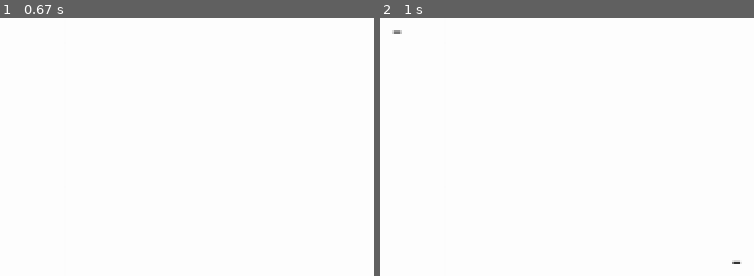
Above: before the commit, frames 1-2 (left to right).
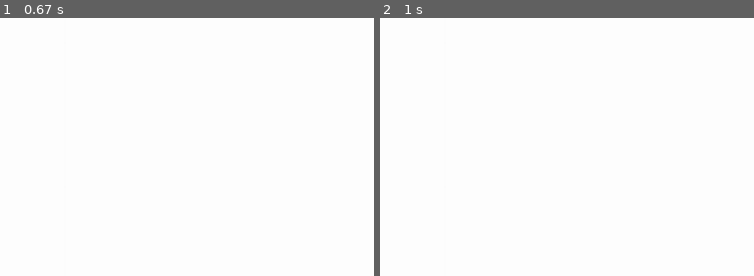
Above: after the commit, the same moments.

Repository: Thomass5729/GameDev2
Game: pygame game, started from paint pygame.py
The game is run twice, just before and just after one commit, with the same random seed, the same clock (stepped at 60 frames per second) and the same inputs.
Inputs (mouse positions are in pixels of both pictures, inside the frame that each line leads up to):
- Up to frame 1 (0.67 s): tap S at 0.33 s
- Up to frame 2 (1 s): press the mouse at (outside the picture) at 0.7 s; move the mouse to (735, 260) at 0.8 s; release the mouse at (394, 30) at 0.93 s

Frame 1 is identical in both runs. In frame 2, less than 0.1% of the frame differs, in the area x 3-97%, y 4-96%.

Commit message:
Update paint pygame.py

Diff:
--- a/paint pygame.py
+++ b/paint pygame.py
@@ -23,11 +23,11 @@
         self.line = pygame.draw.line(self.surface,self.color,self.startpos,self.endpos,self.width)
     def grow(self):
         global width
-        self.width = self.width + 10
+        width = width + 10
         #pygame.draw.line(self.surface,self.color,self.startpos,self.endpos,self.width)
     def shrink(self):
         global width
-        self.width = self.width - 10
+        width = width - 10
         #pygame.draw.line(self.surface,self.color,self.startpos,self.endpos,self.width)
     def next_color(self):
         global startingcolor
